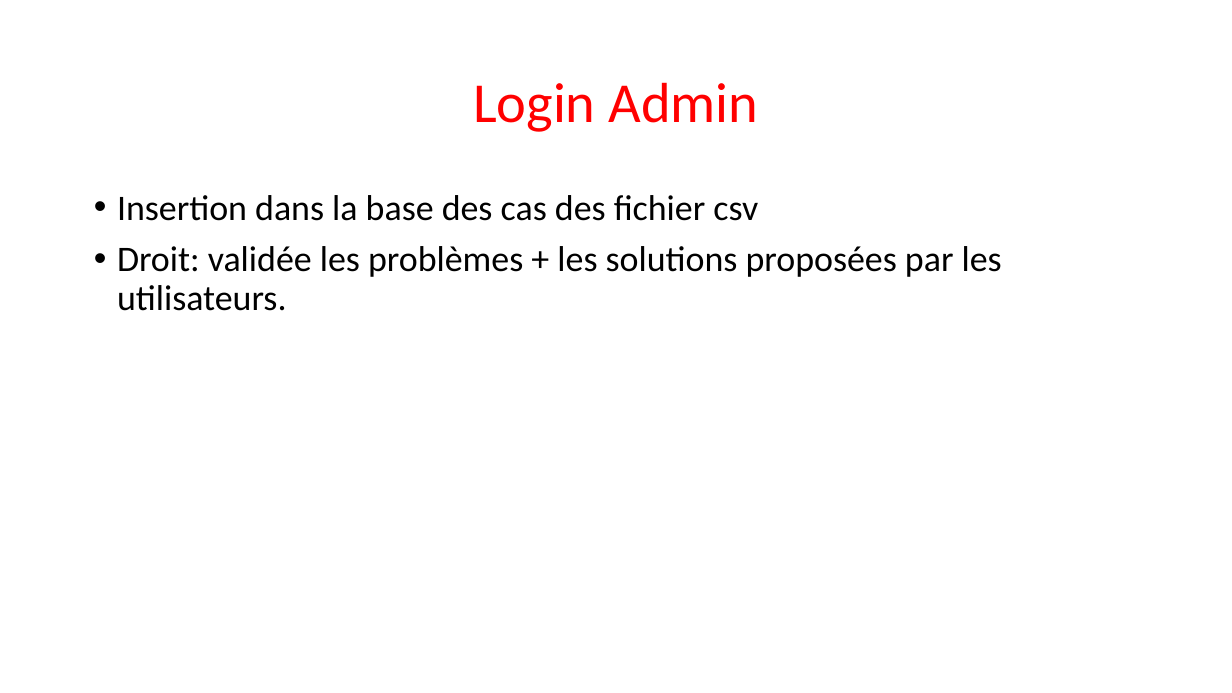
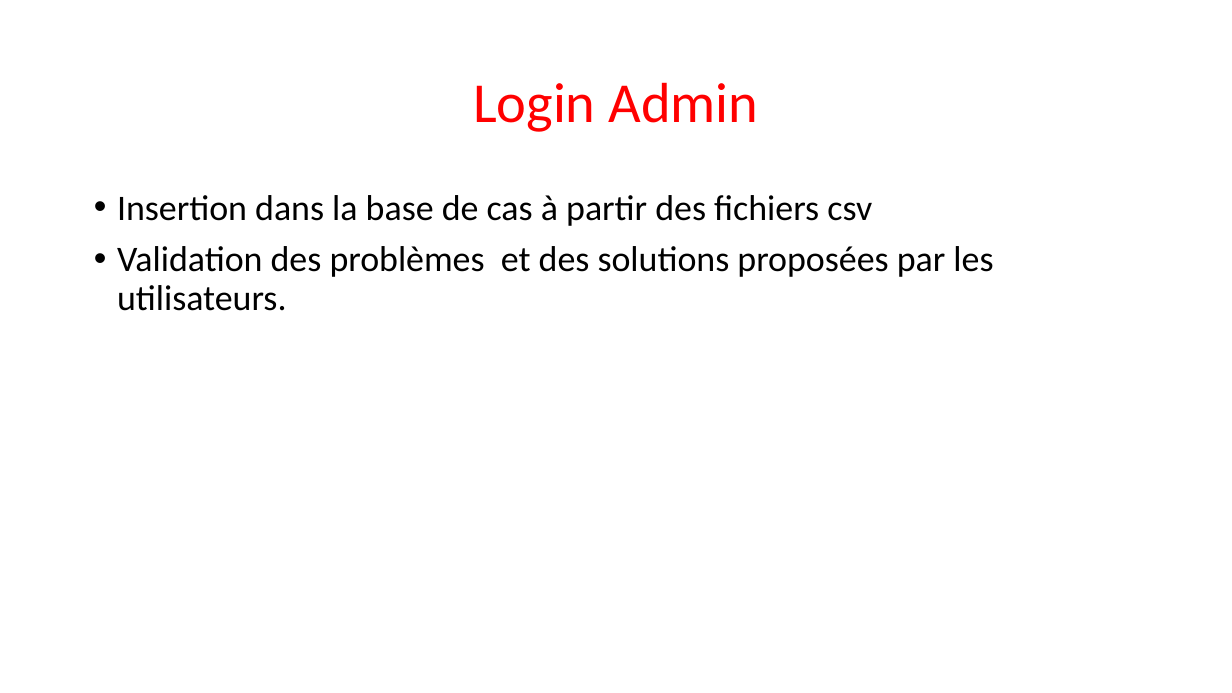
Before and after one commit to Sle3pingForest/StageL3, a slide deck: slide 11 of RapportNam/Nouveau Microsoft PowerPoint Presentation.pptx. Drawn at 1232x693 pixels with LibreOffice and Linux fonts; fonts in the diff are those of the drawing. Boxes give left, top, right and bottom in pixels: in the first picture for what was removed or moved away, otherwise in the second. Text is boxed around its words. In the diff, an @@ line names an element or a change of style, - is before the commit and + after.

```diff
--- a/RapportNam/Nouveau Microsoft PowerPoint Presentation.pptx
+++ b/RapportNam/Nouveau Microsoft PowerPoint Presentation.pptx
@@ text at (x1=117, y1=195, x2=993, y2=311): text changed @@
-• Insertion dans la base des cas des fichier csv
-• Droit: validée les problèmes + les solutions proposées par les utilisateurs.
+• Insertion dans la base de cas à partir des fichiers csv
+• Validation des problèmes et des solutions proposées par les utilisateurs.
```
Also in this commit, not shown: 4 other slides changed, 2 slides added, 5 other files.
